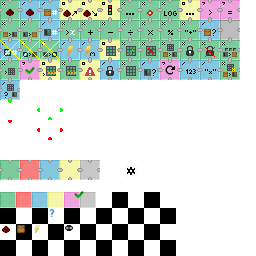
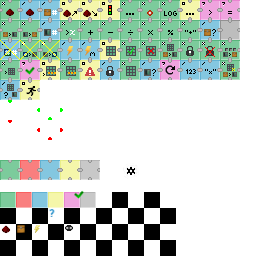
Layered file, before and after one edit (256x256). Changes by layer:
painted on "icons.png" over [20, 80, 40, 100]
